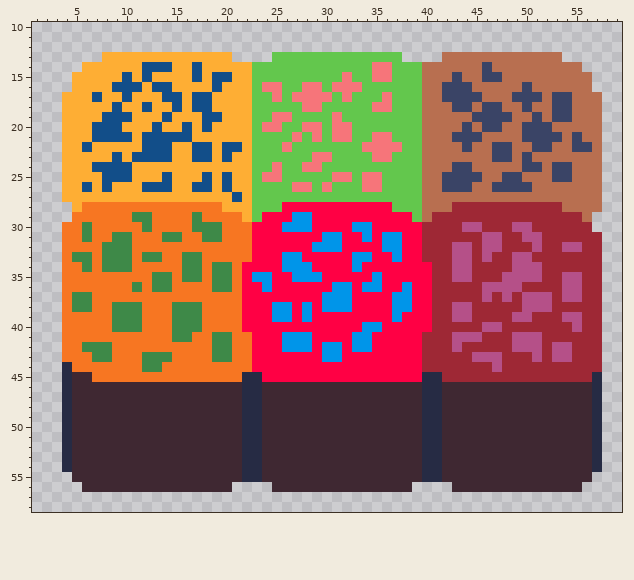
Pixel-art sprite, stored at Breakable/stall.png. The picture above was drawn from the file before the commit.
The file is 64x64 pixels. Shown: x 1..59, y 10..58.
After the commit:
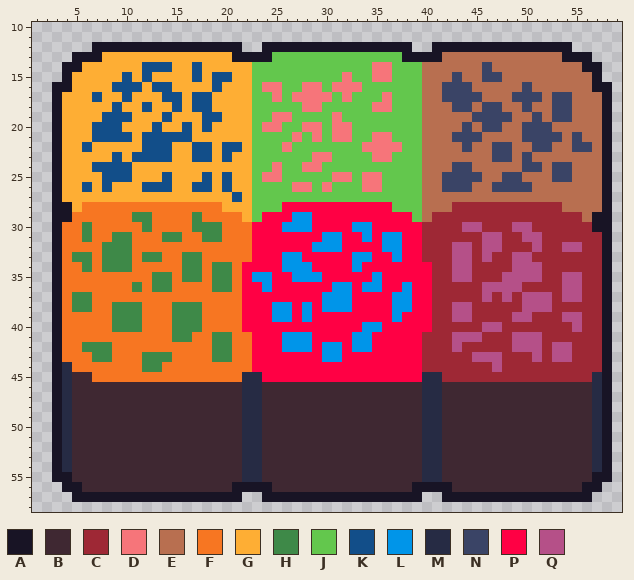
Palette (. is transparent): A #181425  B #3f2832  C #9e2835  D #f6757a  E #b86f50  F #f77622  G #feae34  H #3e8948  J #63c74d  K #124e89  L #0095e9  M #262b44  N #3a4466  P #ff0044  Q #b55088
The edit:
y 12: x 7..21 ............... -> AAAAAAAAAAAAAAA; x 24..38 ............... -> AAAAAAAAAAAAAAA; x 41..54 .............. -> AAAAAAAAAAAAAA
y 13: x 5..7 ... -> AAA; x 21..24 .... -> AAAA; x 38..41 .... -> AAAA; x 54..56 ... -> AAA
y 14: x 4..5 .. -> AA; x 56..57 .. -> AA
y 15: x 4 . -> A; x 57 . -> A
y 16: x 3..4 .. -> AA; x 57..58 .. -> AA
y 17..27: x 3 . -> A; x 58 . -> A
y 28: x 3..4 .. -> AA; x 58 . -> A
y 29: x 3..4 .. -> AA; x 57..58 .. -> AA
y 30: x 3 . -> A; x 57..58 .. -> AA
y 31..54: x 3 . -> A; x 58 . -> A
y 55: x 3..4 .. -> AA; x 57..58 .. -> AA
y 56: x 4..5 .. -> AA; x 21..24 .... -> AAAA; x 39..42 .... -> AAAA; x 56..57 .. -> AA
y 57: x 5..21 ................. -> AAAAAAAAAAAAAAAAA; x 24..39 ................ -> AAAAAAAAAAAAAAAA; x 42..56 ............... -> AAAAAAAAAAAAAAA
Boxes around the changes in both pictures, in picture pixels (x1, y1, x2, y2):
added: (52, 42, 612, 502)
